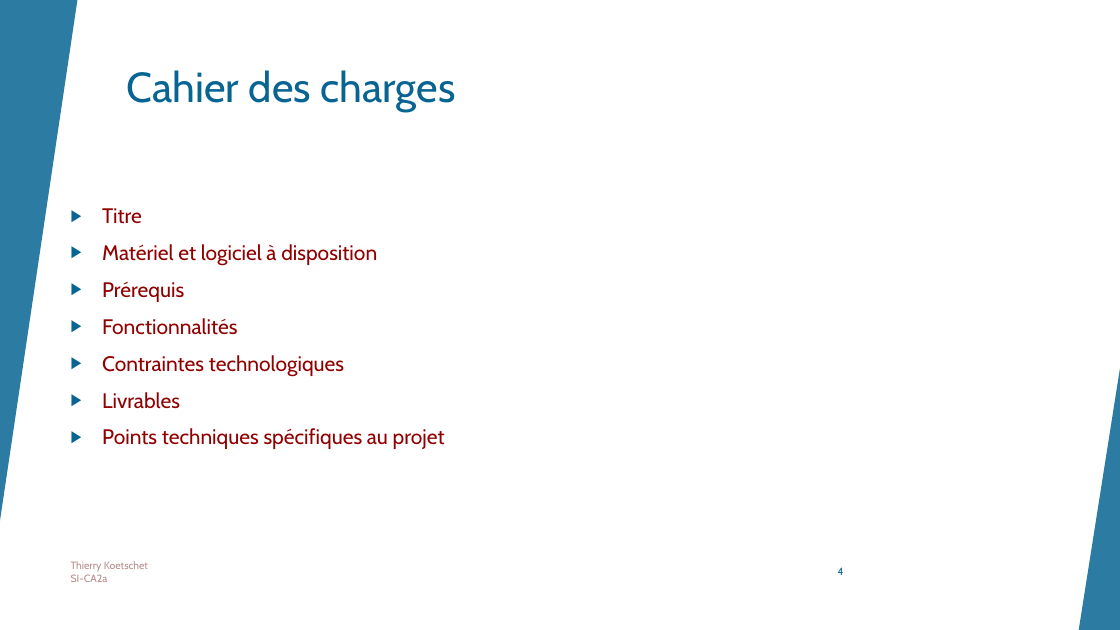
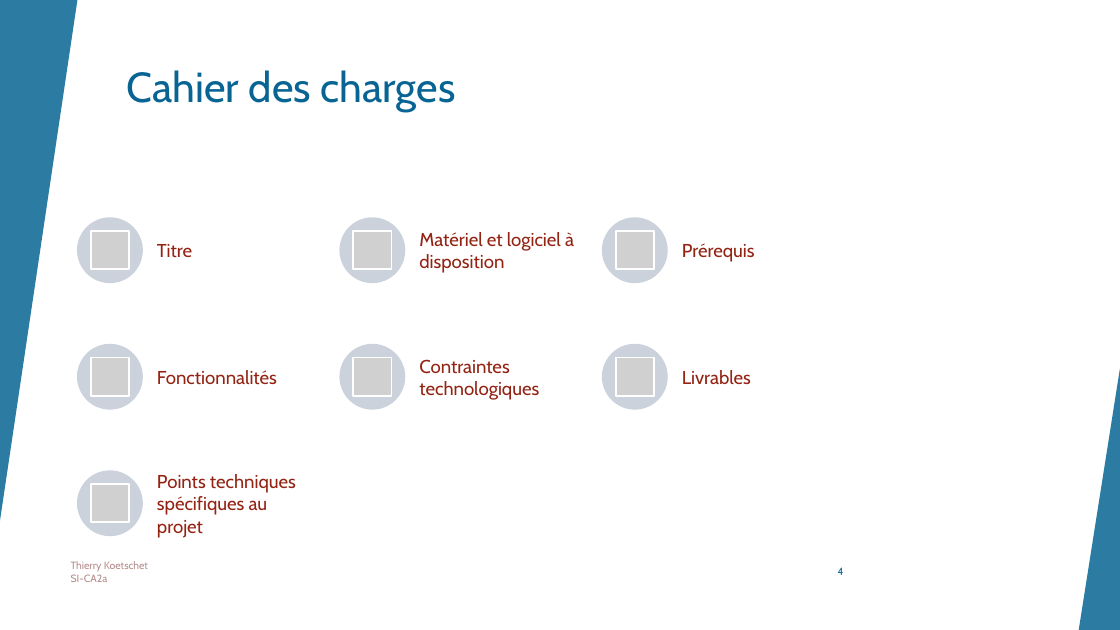
Before and after one commit to ThierryKoetschet/TPI_Thierry_Koetschet, a slide deck: slide 4 of Presentation TPI Thierry Koetschet.pptx. Drawn at 1120x630 pixels with LibreOffice and Linux fonts; fonts in the diff are those of the drawing; grey boxes stand for pictures. Boxes give left, top, right and bottom in pixels: in the first picture for what was removed or moved away, otherwise in the second. Text is boxed around its words. In the diff, an @@ line names an element or a change of style, - is before the commit and + after.

```diff
--- a/Presentation TPI Thierry Koetschet.pptx
+++ b/Presentation TPI Thierry Koetschet.pptx
@@ text removed at (102,208,445,449) @@
-▶ Titre
-▶ Matériel et logiciel à disposition
-▶ Prérequis
-▶ Fonctionnalités
-▶ Contraintes technologiques
-▶ Livrables
-▶ Points techniques spécifiques au projet
@@ group added at (77,218,755,538): 7 ellipses, 7 pictures, 7 texts @@
+Titre
+Matériel et logiciel à disposition
+Prérequis
+Fonctionnalités
+Contraintes technologiques
+Livrables
+Points techniques spécifiques au projet
```
Also in this commit, not shown: 2 other slides changed, 2 slides added.
